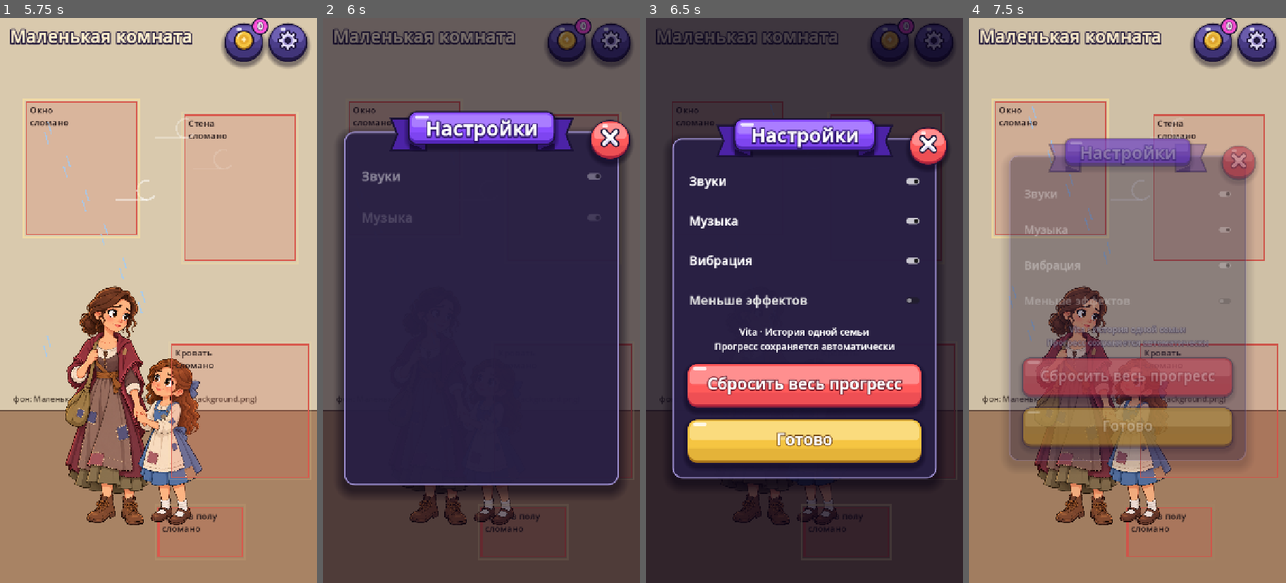
Above: before the commit, frames 1-4 (left to right).
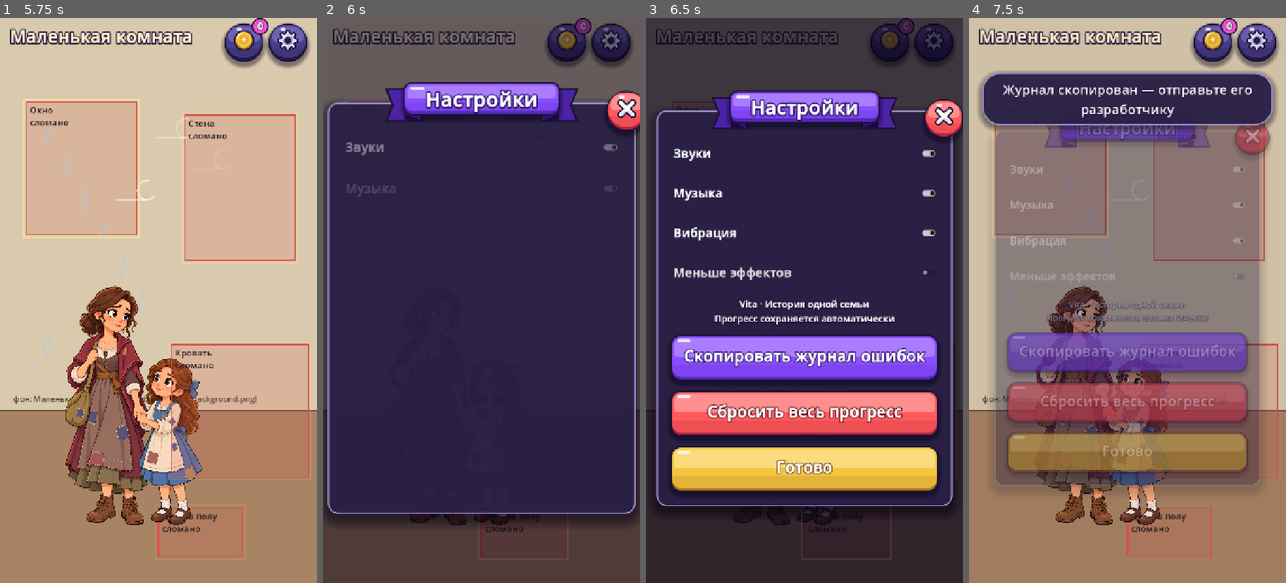
Above: after the commit, the same moments.

Repository: crownfall90-dot/mobile-game
Game: Godot game, scene res://scenes/main.tscn
Same seed, same stepped clock (60 frames per second), same inputs: the game is played once before the commit and once after it.
Inputs (mouse positions are in pixels of both pictures, inside the frame that each line leads up to):
- Up to frame 1 (5.75 s): move the mouse to (228, 272) at 0.52 s; click (228, 272) at 0.67 s; tap Enter at 1.25, 2.75, 4.25 s; drag from (95, 328) to (142, 413) at 1.27 s; tap Space at 2, 3.5, 5 s; move the mouse to (190, 176) at 2.02 s; click (190, 176) at 2.17 s; drag from (142, 413) to (63, 215) at 2.77 s; move the mouse to (253, 385) at 3.52 s; click (253, 385) at 3.67 s; drag from (63, 215) to (110, 159) at 4.27 s; move the mouse to (174, 300) at 5.02 s; click (174, 300) at 5.17 s
- Up to frame 2 (6 s): click (611, 40) at 5.77 s
- Up to frame 3 (6.5 s): no input
- Up to frame 4 (7.5 s): click (1127, 357) at 6.5 s, where only the run after the commit has a clickable "Скопировать журнал ошибок"; click (1213, 40) at 7.27 s

Frame 1 is identical in both runs. In frame 2, 23% of the frame differs, in the area x 0-100%, y 11-90%; in frame 3, 36%; in frame 4, 40%, in the area x 2-98%, y 9-85%.

Commit message:
Fewer crash risks on weak phones; puzzles fill the whole screen
Crash on returning home after a level (reported on a weak Xiaomi, not
reproduced here). Likely causes addressed:
- Large art is VRAM-compressed (ETC2 on Android): the family picture
  takes ~1.5 MB of GPU memory instead of ~6.3 MB; new PNGs default to it.
- The old apartment class no longer preloads two full-room images and the
  mask shader at class load; the unused images and shader are removed.
  The puzzle family loads one picture, not all three, before drawing.
- Router frees the old screen a frame before building the next one, so two
  screens with big textures never share memory.
- The fluid layer unbinds its SubViewport texture before it is freed.
- File logging is on; Settings can copy the recent log to send it.

Puzzles: the family room wall and floor fill any phone height around the
field, and family levels use warm wooden walls instead of purple stone.

Co-Authored-By: Claude Opus 5.5 <noreply@anthropic.com>
Claude-Session: https://claude.ai/code/session_01F17z6WKxwFhPVzmgaJQsyh

Diff:
--- a/art/home/repair_mix.gdshader
+++ /dev/null
@@ -1,28 +0,0 @@
-shader_type canvas_item;
-
-uniform sampler2D restored : source_color, filter_linear;
-uniform int repair_mask = 0;
-
-float area(vec2 uv, vec4 rect) {
-	float feather = 0.025;
-	float left = rect.x <= 0.0 ? 1.0 : smoothstep(rect.x - feather, rect.x + feather, uv.x);
-	float top = rect.y <= 0.0 ? 1.0 : smoothstep(rect.y - feather, rect.y + feather, uv.y);
-	float right = rect.z >= 1.0 ? 1.0 : 1.0 - smoothstep(rect.z - feather, rect.z + feather, uv.x);
-	float bottom = rect.w >= 1.0 ? 1.0 : 1.0 - smoothstep(rect.w - feather, rect.w + feather, uv.y);
-	return left * top * right * bottom;
-}
-
-void fragment() {
-	float repaired = 0.0;
-	if ((repair_mask & 1) != 0) repaired = max(repaired, area(UV, vec4(0.76, 0.30, 1.0, 0.64)));
-	if ((repair_mask & 2) != 0) repaired = max(repaired, area(UV, vec4(0.38, 0.0, 0.62, 0.20)));
-	if ((repair_mask & 4) != 0) repaired = max(repaired, area(UV, vec4(0.0, 0.05, 0.26, 0.36)));
-	if ((repair_mask & 8) != 0) repaired = max(repaired, area(UV, vec4(0.73, 0.51, 1.0, 0.94)));
-	if ((repair_mask & 16) != 0) repaired = max(repaired, area(UV, vec4(0.0, 0.50, 0.36, 0.93)));
-	if ((repair_mask & 32) != 0) repaired = max(repaired, area(UV, vec4(0.0, 0.20, 0.39, 0.55)));
-	if ((repair_mask & 64) != 0) repaired = max(repaired, area(UV, vec4(0.65, 0.18, 0.86, 0.40)));
-	if ((repair_mask & 128) != 0) repaired = max(repaired, area(UV, vec4(0.72, 0.28, 0.91, 0.44)));
-	if ((repair_mask & 256) != 0) repaired = max(repaired, area(UV, vec4(0.0, 0.0, 1.0, 0.57)));
-	if ((repair_mask & 512) != 0) repaired = 1.0;
-	COLOR = mix(texture(TEXTURE, UV), texture(restored, UV), repaired);
-}
--- a/project.godot
+++ b/project.godot
@@ -61,3 +61,14 @@
 textures/canvas_textures/default_texture_filter=1
 textures/vram_compression/import_etc2_astc=true
 environment/defaults/default_clear_color=Color(0.07058824, 0.047058824, 0.14117648, 1)
+
+[debug]
+
+file_logging/enable_file_logging=true
+
+[importer_defaults]
+
+texture={
+"compress/mode": 2,
+"mipmaps/generate": false
+}
--- a/scripts/art/home_art.gd
+++ b/scripts/art/home_art.gd
@@ -2,12 +2,8 @@
 extends Node2D
 ## Fixed drawing coordinates; the hub scales the complete room and touch targets together.
 
-const WORN_STUDIO = preload("res://art/home/studio_worn.png")
-const REPAIRED_STUDIO = preload("res://art/home/studio_repaired.png")
-const REPAIR_SHADER = preload("res://art/home/repair_mix.gdshader")
-const TEDDY = preload("res://art/home/teddy.png")
-# ponytail: Two aligned room plates keep the APK small, but regional blends can
-# show seams. Replace them with per-object layers if the final art needs it.
+# Большие картинки грузятся только по требованию: на слабых телефонах важна память.
+const TEDDY_PATH := "res://art/home/teddy.png"
 
 const IMAGE_SLOTS := {
 	"tv": Rect2(566,397,154,210), "light": Rect2(300,0,120,166),
@@ -27,22 +23,13 @@
 var repaired: Array[String] = []
 var highlight := ""
 var area := "flat"
-var _image: Sprite2D
 var _decor: Pen.Canvas
 
 
 func _ready() -> void:
 	if area != "flat":
 		return
-	_image = Sprite2D.new()
-	_image.texture = WORN_STUDIO
-	_image.centered = false
-	_image.scale = Vector2(720.0,1280.0) / WORN_STUDIO.get_size()
-	var mat := ShaderMaterial.new()
-	mat.shader = REPAIR_SHADER
-	mat.set_shader_parameter("restored",REPAIRED_STUDIO)
-	_image.material = mat
-	add_child(_image)
+	# старая квартира из двух целых картинок больше не используется: первый акт — LocationView
 	_decor = Pen.Canvas.new()
 	_decor.paint = _paint_overlay
 	add_child(_decor)
@@ -50,12 +37,6 @@
 
 func _draw() -> void:
 	if area == "flat":
-		var mask := 0
-		for i in 10:
-			if repaired.has(Home.OLD_ORDER[i]):
-				mask |= 1 << i
-		if _image:
-			(_image.material as ShaderMaterial).set_shader_parameter("repair_mask",mask)
 		if _decor:
 			_decor.queue_redraw()
 		return
@@ -138,7 +119,7 @@
 ## Рисует вещь магазина в прямоугольник r: в комнате и на карточке магазина.
 static func draw_decor(ci: CanvasItem, id: String, r: Rect2) -> void:
 	if id == "vita_teddy":
-		ci.draw_texture_rect(TEDDY, r, false)
+		ci.draw_texture_rect(load(TEDDY_PATH), r, false)
 		return
 	if id == "vita_clothes":
 		var tex: Texture2D = load("res://art/home/family_clothed.png")
--- a/scripts/core/router.gd
+++ b/scripts/core/router.gd
@@ -220,7 +220,7 @@
 		if is_instance_valid(p):
 			p.queue_free()
 	get_tree().paused = false
-	_swap(mode, screen, args)
+	await _swap(mode, screen, args)
 	await _fade_to(0.0)
 	_busy = false
 	if not _queued.is_empty():
@@ -260,6 +260,9 @@
 			_drop(s)
 		_stack.clear()
 		_names.clear()
+		# старый экран освобождается до создания нового: на слабых телефонах два экрана
+		# с большими картинками в памяти одновременно могут уронить игру
+		await get_tree().process_frame
 	var node: Node = script.new()
 	node.name = String(screen).to_pascal_case() + "Screen"
 	_screens.add_child(node)
--- a/scripts/level/family_hero.gd
+++ b/scripts/level/family_hero.gd
@@ -4,9 +4,9 @@
 ## Мультяшные реакции 0+: дрожат при опасности, при неудаче падают без сил — копоть от лавы,
 ## пузыри в воде, зелёные пузырьки от кислоты, слизь от слизня; над головами кружат звёздочки.
 
-const FAMILY_WORN = preload("res://art/home/family_worn.png")
-const FAMILY_HAPPY = preload("res://art/home/family_happy.png")
-const FAMILY_CLOTHED = preload("res://art/home/family_clothed.png")
+# Грузим только нужную картинку семьи, а не все три: экономим память на слабых телефонах.
+const FAMILY_PATHS := ["res://art/home/family_worn.png", "res://art/home/family_worn.png",
+	"res://art/home/family_happy.png", "res://art/home/family_clothed.png"]
 const HEIGHT := 148.0
 const FALL_ANGLE := -1.25        # лежат на боку, ногами к месту, где стояли
 const TINT := {
@@ -23,6 +23,19 @@
 var walking := false
 var _fall := 0.0
 var _fall_tw: Tween
+var _tex: Texture2D
+
+
+## Картинка семьи грузится один раз и заранее, не во время рисования.
+func _enter_tree() -> void:
+	_picture()
+
+
+func _picture() -> Texture2D:
+	if _tex == null:
+		var mood_path := "res://art/act1/family/family_mood%d.png" % Home.mood()
+		_tex = load(mood_path if stage < 3 and ResourceLoader.exists(mood_path) else FAMILY_PATHS[clampi(stage, 0, 3)])
+	return _tex
 
 
 func oops(why: String) -> void:
@@ -66,7 +79,7 @@
 
 func _paint(ci: CanvasItem) -> void:
 	_drawn_k = Pen.pixel_scale(self)
-	var picture: Texture2D = FAMILY_CLOTHED if stage == 3 else (FAMILY_HAPPY if stage >= 2 else FAMILY_WORN)
+	var picture := _picture()
 	var width := HEIGHT * picture.get_width() / picture.get_height()
 	ci.draw_texture_rect(picture, Rect2(-width * 0.5, -HEIGHT, width, HEIGHT), false)
 
--- a/scripts/level/fluid_renderer.gd
+++ b/scripts/level/fluid_renderer.gd
@@ -64,6 +64,16 @@
 	_sprite = sprite
 
 
+## Уходим со сцены: сначала отвязываем текстуру вьюпорта и останавливаем его, потом освобождаемся.
+## Освобождение SubViewport, чью текстуру ещё рисует спрайт, роняет некоторые GLES-драйверы.
+func _exit_tree() -> void:
+	if _sprite:
+		_sprite.texture = null
+		_sprite.visible = false
+	if _vp:
+		_vp.render_target_update_mode = SubViewport.UPDATE_DISABLED
+
+
 func _process(_delta: float) -> void:
 	# дешёвый проход: только читаем флаги, пока не встретим движущуюся каплю
 	var n := 0
--- a/scripts/level/home_backdrop.gd
+++ b/scripts/level/home_backdrop.gd
@@ -17,6 +17,9 @@
 	"floor": [Color("f0e6d6"), Color("d6b894"), Color("9c7650")],
 }
 
+const FULL_PAD := Vector2(700, 900)   # на сколько комната выходит за поле 720×1280
+const FLOOR := Color("c79a6e")
+
 var bounds := Rect2()
 var theme := ""
 
@@ -31,24 +34,31 @@
 	var wall: Color = pal[0]
 	var line: Color = pal[1]
 	var ink: Color = pal[2]
-	draw_rect(r.grow(14), Color("4c6a6b"))
-	draw_rect(r, wall)
+	# Комната на весь экран: стена с узором тянется за края поля на любой высоте телефона,
+	# снизу — пол. Поле головоломки — просто часть этой комнаты.
+	var full := Rect2(r.position.x - FULL_PAD.x, r.position.y - FULL_PAD.y,
+		r.size.x + FULL_PAD.x * 2.0, r.size.y + FULL_PAD.y * 2.0)
+	draw_rect(full, wall)
 	match theme:
 		"kitchen", "bath", "toilet":
-			_tiles(r, line, 46.0 if theme == "kitchen" else 34.0)
+			_tiles(full, line, 46.0 if theme == "kitchen" else 34.0)
 		"bed", "light":
-			_dots(r, line)
+			_dots(full, line)
 		"sofa":
-			_diamonds(r, line)
+			_diamonds(full, line)
 		"floor":
-			_boards(r, line)
+			_boards(full, line)
 		_:
-			_stripes(r, line)
+			_stripes(full, line)
 	_silhouette(r, Color(ink, 0.30))
+	var floor_top := r.end.y + 14.0
+	draw_rect(Rect2(full.position.x, floor_top, full.size.x, full.end.y - floor_top), FLOOR)
+	for y in range(int(floor_top) + 34, int(full.end.y), 34):
+		draw_line(Vector2(full.position.x, y), Vector2(full.end.x, y), FLOOR.darkened(0.12), 2)
 	# Деревянный карниз сверху и плинтус снизу — общие для всех комнат.
-	draw_rect(Rect2(r.position.x - 20, r.position.y - 18, r.size.x + 40, 23), Color("b98c66"))
-	draw_line(Vector2(r.position.x - 20, r.position.y + 4), Vector2(r.end.x + 20, r.position.y + 4), Color("735f52"), 4)
-	draw_rect(Rect2(r.position.x - 17, r.end.y - 7, r.size.x + 34, 21), Color("aa8668"))
+	draw_rect(Rect2(full.position.x, r.position.y - 18, full.size.x, 23), Color("b98c66"))
+	draw_line(Vector2(full.position.x, r.position.y + 4), Vector2(full.end.x, r.position.y + 4), Color("735f52"), 4)
+	draw_rect(Rect2(full.position.x, r.end.y - 7, full.size.x, 21), Color("aa8668"))
 
 
 func _stripes(r: Rect2, c: Color) -> void:
--- a/scripts/level/level.gd
+++ b/scripts/level/level.gd
@@ -140,6 +140,8 @@
 	add_child(_bodies)
 
 	var walls := Walls.new()
+	if data.get("family", false):
+		walls.palette = [Color("9a6b4a"), Color("6e4a33"), Color("d8ac80")]
 	walls.setup(data.get("walls", []))
 	add_child(walls)
 
--- a/scripts/level/walls.gd
+++ b/scripts/level/walls.gd
@@ -11,6 +11,9 @@
 const SIEVE_FILL := Color("c9d3dc")
 const SIEVE_EDGE := Color("6f7f8f")
 const SIEVE_HOLE := Color("56657a")
+
+## Тёплое дерево для семейных уровней (комнаты квартиры); у башни Мирры — фиолетовый камень.
+var palette := [FILL_TOP, FILL_BOTTOM, EDGE]
 
 var _polys: Array[PackedVector2Array] = []
 var _colors: Array[PackedColorArray] = []
@@ -39,7 +42,7 @@
 			bottom = maxf(bottom, p.y)
 		var cols := PackedColorArray()
 		for p in pts:
-			cols.append(FILL_TOP.lerp(FILL_BOTTOM, inverse_lerp(top, bottom + 1.0, p.y)))
+			cols.append((palette[0] as Color).lerp(palette[1], inverse_lerp(top, bottom + 1.0, p.y)))
 		_colors.append(cols)
 	add_child(body)
 	add_child(sieve)
@@ -63,7 +66,7 @@
 		draw_polygon(pts, _colors[i])
 		var outline := pts.duplicate()
 		outline.append(pts[0])
-		draw_polyline(outline, EDGE, 2.0, true)
+		draw_polyline(outline, palette[2], 2.0, true)
 	for pts in _sieves:
 		_draw_sieve(pts)
 
--- a/scripts/popups/settings_popup.gd
+++ b/scripts/popups/settings_popup.gd
@@ -13,6 +13,12 @@
 		content.add_child(toggle)
 	var note := UiKit.label("Vita · История одной семьи\nПрогресс сохраняется автоматически",21)
 	content.add_child(note)
+	# если игра вылетела: журнал прошлого запуска копируется, чтобы отправить разработчику
+	var log_button := UiKit.button("Скопировать журнал ошибок", &"secondary")
+	content.add_child(log_button)
+	log_button.pressed.connect(func() -> void:
+		DisplayServer.clipboard_set(_log_tail())
+		Router.toast("Журнал скопирован — отправьте его разработчику"))
 	var reset := UiKit.button("Сбросить весь прогресс",&"danger")
 	content.add_child(reset)
 	reset.pressed.connect(_confirm_reset)
@@ -34,3 +40,21 @@
 				Profile.reset_progress()
 				Profile.flush()
 				Router.go(&"hub"))
+
+
+## Последние строки журналов Godot (текущий и прошлые запуски), не больше ~12 КБ.
+static func _log_tail() -> String:
+	var dir := DirAccess.open("user://logs")
+	if dir == null:
+		return "Журнал не найден (user://logs)."
+	var files: Array = []
+	for f in dir.get_files():
+		if f.ends_with(".log"):
+			files.append(f)
+	files.sort()
+	var out := "Vita %s, %s %s\n" % [ProjectSettings.get_setting("application/config/version", "?"),
+		OS.get_model_name(), OS.get_version()]
+	for f in files.slice(maxi(0, files.size() - 2)):
+		var text := FileAccess.get_file_as_string("user://logs/" + f)
+		out += "\n== %s ==\n%s" % [f, text.right(6000)]
+	return out
Not shown, changed: art/home/family_clothed.png.import
Not shown, changed: art/home/family_happy.png.import
Not shown, changed: art/home/family_worn.png.import
Not shown, removed: art/home/repair_mix.gdshader.uid
Not shown, changed: art/home/splash_outside.png.import
Binary file removed: art/home/studio_repaired.png
Not shown, removed: art/home/studio_repaired.png.import
Binary file removed: art/home/studio_worn.png
Not shown, removed: art/home/studio_worn.png.import
Not shown, changed: art/home/teddy.png.import
